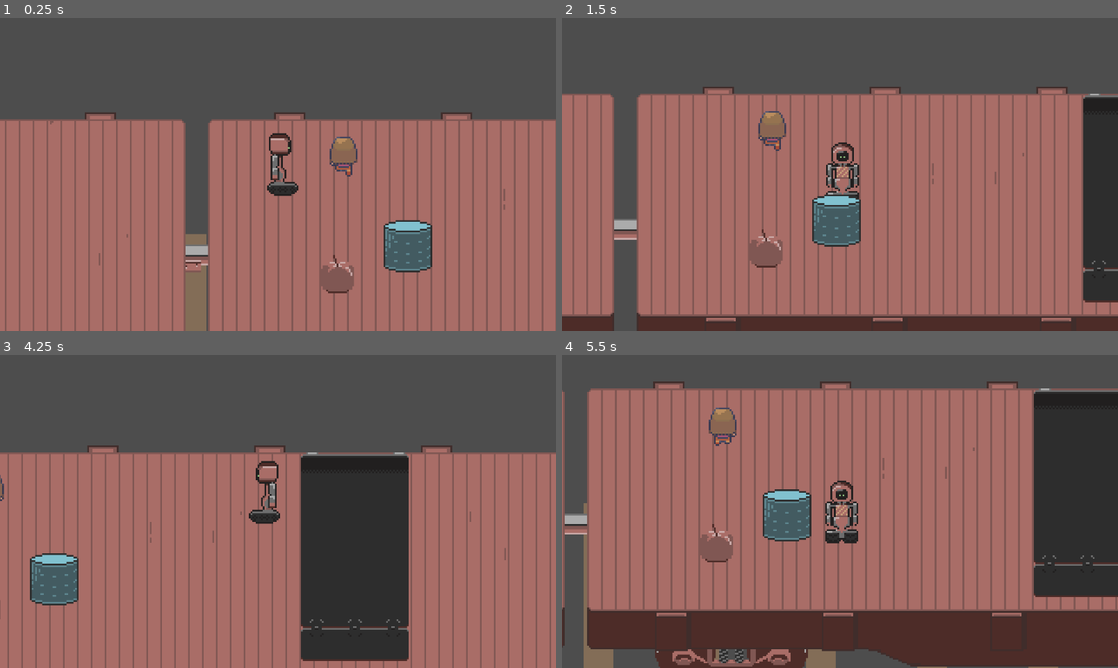
Above: before the commit, frames 1-4 (two rows, left to right).
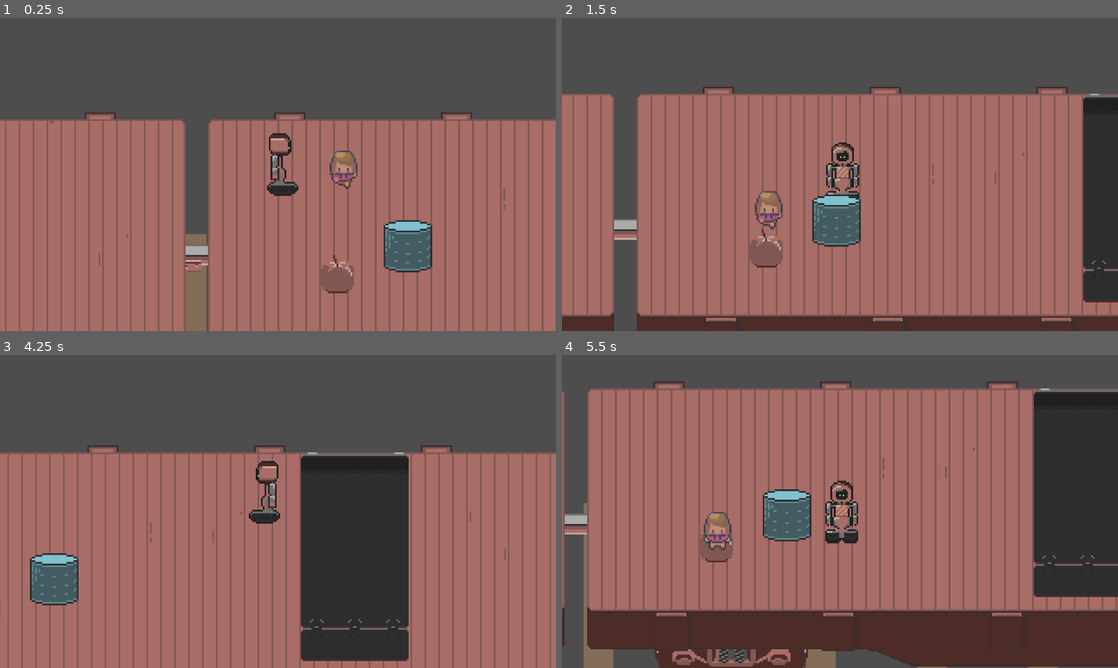
Above: after the commit, the same moments.

Repository: superlou/train-game-3
Game: Godot game, scene res://world.tscn
Same seed, same stepped clock (60 frames per second), same inputs: the game is played once before the commit and once after it. The engine's default icon, where the game draws it, is replaced by a stand-in: a white triangle on a blue panel in a dark square.
Inputs:
- Up to frame 1 (0.25 s): no input
- Up to frame 2 (1.5 s): hold D (move_right) 0.53-1.28 s; tap E (interact) at 0.6 s; tap Space (jump) at 0.77 s; hold S (move_down) from 1.28 s (still down); tap T (spawn_station) at 1.35 s
- Up to frame 3 (4.25 s): tap Space (jump) at 1.52, 3.02, 3.77 s; release S (move_down) at 2.03 s; hold D (move_right) 2.03-2.78 s; hold Shift (sprint) 2.03-2.78 s; hold W (move_up) 2.78-3.53 s; tap E (interact) at 2.85 s; hold A (move_left) from 3.53 s (still down); tap T (spawn_station) at 3.6 s
- Up to frame 4 (5.5 s): tap Shift (sprint) at 4.35 s; tap Space (jump) at 4.52 s; release A (move_left) at 5.03 s; hold S (move_down) from 5.03 s (still down); tap E (interact) at 5.1 s

The runs differ from the first frame. In frame 1, 0.5% of the frame differs, in the area x 59-65%, y 37-55%; in frame 2, 0.8%; in frame 3, less than 0.1%; in frame 4, 0.8%, in the area x 25-32%, y 16-63%.

Commit message:
Extract navigation to a component

Diff:
--- a/components/go_to_object_c.gd
+++ b/components/go_to_object_c.gd
@@ -14,39 +14,38 @@
 
 
 func _ready():
-    call_deferred("setup_target")
+	call_deferred("setup_target")
 
 
 func setup_target():
-    await get_tree().physics_frame
-
+	await get_tree().physics_frame
 
 
 func _physics_process(_delta):
-    if object == null:
-        return
+	if object == null:
+		return
 
-    if navigation_agent.target_position != object.global_position:
-        navigation_agent.target_position = object.global_position
+	if navigation_agent.target_position != object.global_position:
+		navigation_agent.target_position = object.global_position
 
-    if navigation_agent.is_navigation_finished():
-        if sprite.animation.begins_with("walk"):
-            sprite.animation = sprite.animation.replace("walk", "idle")
-        else:
-            var current_pos: Vector2 = global_position
-            var next_pos: Vector2 = navigation_agent.get_next_path_position()
+	if navigation_agent.is_navigation_finished():
+		if sprite.animation.begins_with("walk"):
+			sprite.animation = sprite.animation.replace("walk", "idle")
+	else:
+		var current_pos: Vector2 = global_position
+		var next_pos: Vector2 = navigation_agent.get_next_path_position()
 
-            var new_velocity: Vector2 = next_pos - current_pos
-            new_velocity = new_velocity.normalized() * movement_speed
-            actor.velocity = new_velocity
-            actor.move_and_slide()
+		var new_velocity: Vector2 = next_pos - current_pos
+		new_velocity = new_velocity.normalized() * movement_speed
+		actor.velocity = new_velocity
+		actor.move_and_slide()
 
-            match face_direction_c.facing:
-                Facing.RIGHT:
-                    $Sprite.animation = "walk_right"
-                Facing.LEFT:
-                    $Sprite.animation = "walk_left"
-                Facing.UP:
-                    $Sprite.animation = "walk_up"
-                Facing.DOWN:
-                    $Sprite.animation = "walk_down"
+		match face_direction_c.facing:
+			Facing.RIGHT:
+				sprite.animation = "walk_right"
+			Facing.LEFT:
+				sprite.animation = "walk_left"
+			Facing.UP:
+				sprite.animation = "walk_up"
+			Facing.DOWN:
+				sprite.animation = "walk_down"
--- a/passenger.gd
+++ b/passenger.gd
@@ -7,14 +7,4 @@
 
 
 func _ready():
-	call_deferred("actor_setup")
 	$Sprite.play()
-
-
-func actor_setup():
-	await get_tree().physics_frame
-	set_movement_target(movement_target_position)
-
-
-func set_movement_target(movement_target: Vector2):
-	navigation_agent.target_position = movement_target
--- a/world.gd
+++ b/world.gd
@@ -19,6 +19,7 @@
 # Called when the node enters the scene tree for the first time.
 func _ready():
 	player = %Player
+	%Passenger.get_node("GoToObjectC").object = %Apple
 
 	for car in %Cars.get_children():
 		car.connect("platform_entered", func(b): _on_body_entered(b, car))
--- a/world.tscn
+++ b/world.tscn
@@ -86,6 +86,7 @@
 position = Vector2(43, 34)
 
 [node name="Passenger" parent="Train/Cars/Flatbed1" instance=ExtResource("8_hxkit")]
+unique_name_in_owner = true
 z_index = 1
 position = Vector2(78, 32)
 
@@ -94,6 +95,7 @@
 position = Vector2(115, 73)
 
 [node name="Apple" parent="Train/Cars/Flatbed1" instance=ExtResource("11_p4of8")]
+unique_name_in_owner = true
 position = Vector2(75, 96)
 
 [node name="Flatbed2" parent="Train/Cars" instance=ExtResource("4_x00ep")]
